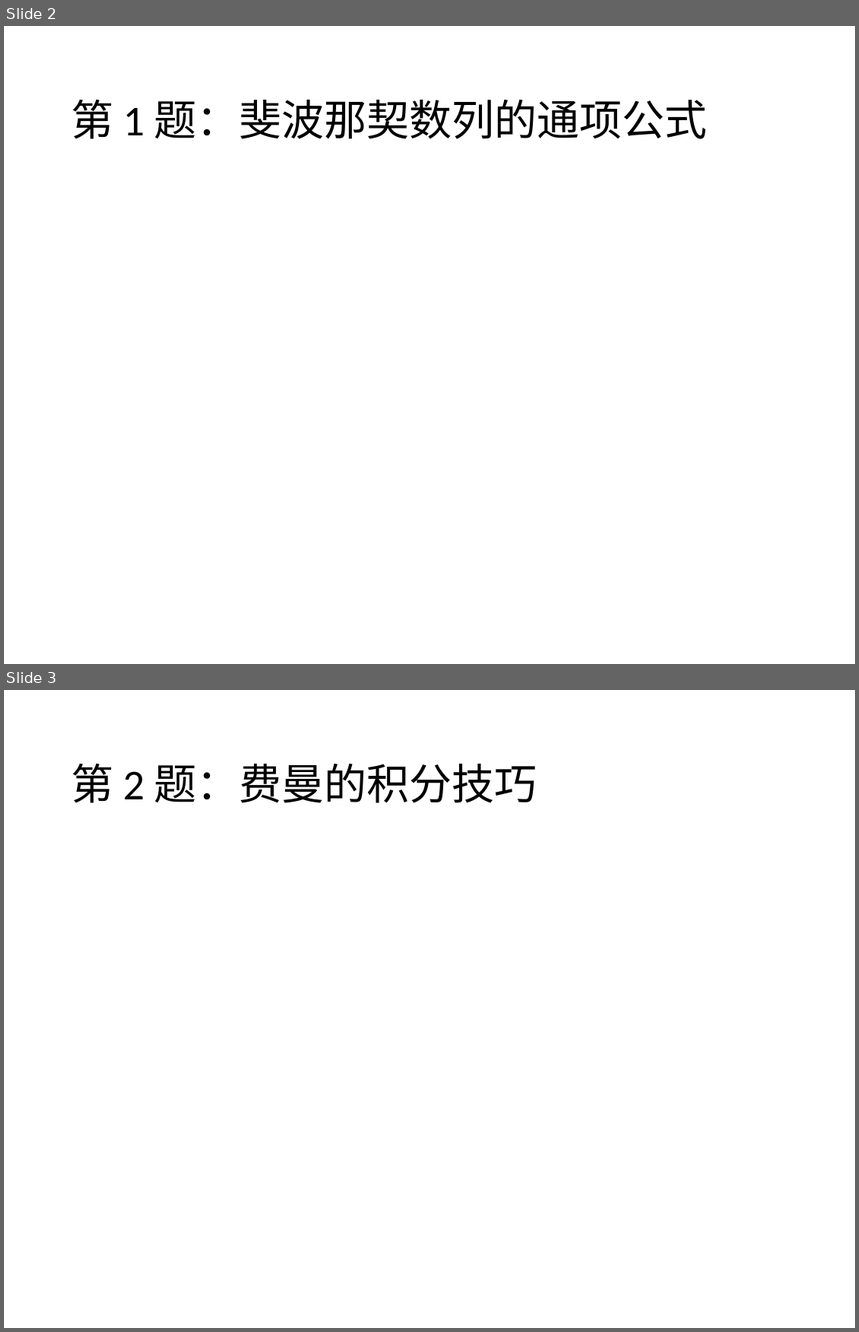
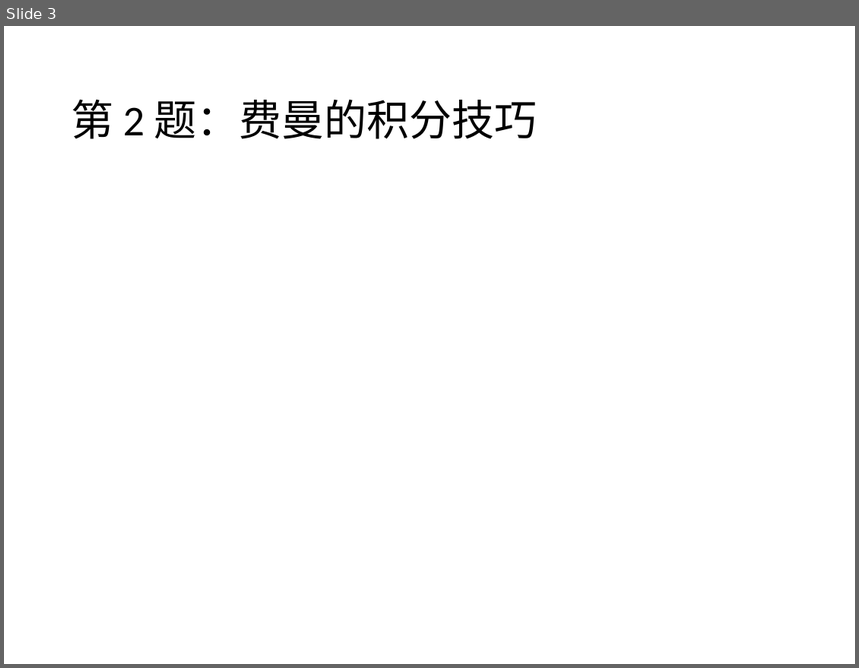
Before and after one commit to 3ki5tj/python-class, a slide deck: exercises/2022-winter-break-problems.pptx. Shown one above the other, each under a label of ours: slides 2 and 3 before the commit, slide 3 after it. The pictures are 859x1332 and 859x668 pixels, drawn with LibreOffice and Linux fonts; fonts in the diff are those of the drawing; grey boxes stand for pictures. Boxes give left, top, right and bottom in pixels: in the first picture for what was removed or moved away, otherwise in the second. Text is boxed around its words. In the diff, an @@ line names an element or a change of style, - is before the commit and + after.

```diff
--- a/exercises/2022-winter-break-problems.pptx
+++ b/exercises/2022-winter-break-problems.pptx
@@ slide 2 removed at [4,26,855,664], background #FFFFFF @@
@@ title removed at [71,100,708,139] @@
-第 1 题：斐波那契数列的通项公式
```
Also in this commit, not shown: 5 slides changed, 6 slides added, 2 other slides removed, 7 other files.
